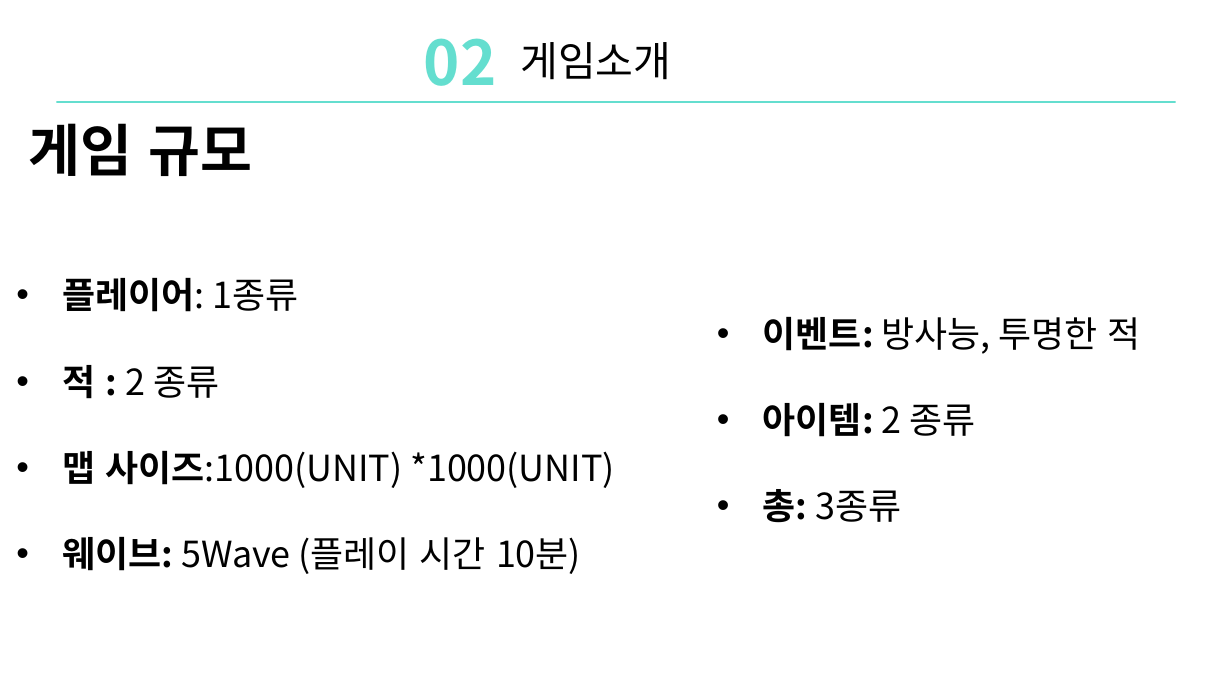
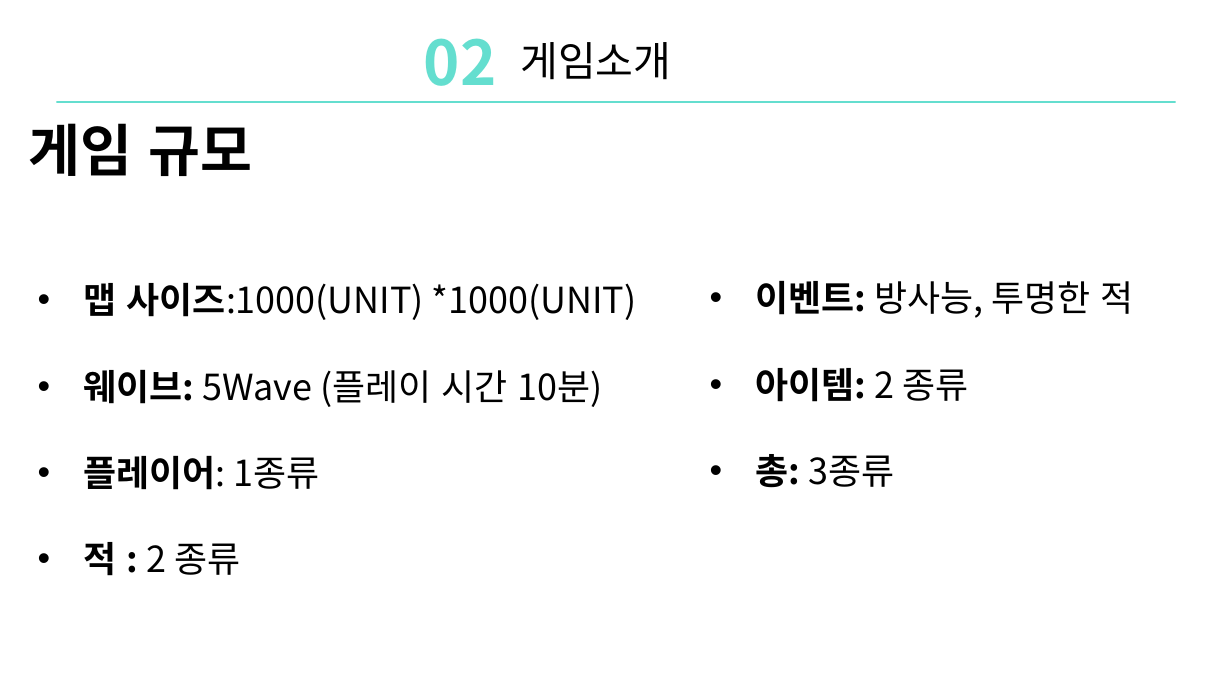
Before and after one commit to DoHanK/COLONY, a slide deck: slide 7 of 기획서/Colony_ppt발표.pptx. Drawn at 1232x693 pixels with LibreOffice and Linux fonts; fonts in the diff are those of the drawing. Boxes give left, top, right and bottom in pixels: in the first picture for what was removed or moved away, otherwise in the second. Text is boxed around its words. In the diff, an @@ line names an element or a change of style, - is before the commit and + after.

```diff
--- a/기획서/Colony_ppt발표.pptx
+++ b/기획서/Colony_ppt발표.pptx
@@ text "이벤트: 방사능, 투명한 적": place and size @@
-text "이벤트: 방사능, 투명한 적" at <box>763,317,1141,523</box>
+text "이벤트: 방사능, 투명한 적" at <box>756,281,1134,488</box>
@@ text "맵 사이즈:1000(UNIT) *1000(UNIT)": place and size @@
-text "맵 사이즈:1000(UNIT) *1000(UNIT)" at <box>62,278,615,574</box>
+text "맵 사이즈:1000(UNIT) *1000(UNIT)" at <box>84,283,637,576</box>
@@ text at <box>84,283,637,407</box>: paragraphs added @@
+• 맵 사이즈:1000(UNIT) *1000(UNIT)
+• 웨이브: 5Wave (플레이 시간 10분)
@@ text at <box>62,451,615,574</box>: paragraphs removed @@
-• 맵 사이즈:1000(UNIT) *1000(UNIT)
-• 웨이브: 5Wave (플레이 시간 10분)
```
Also in this commit, not shown: 8 other slides changed, 1 slide added, 1 slide removed.
